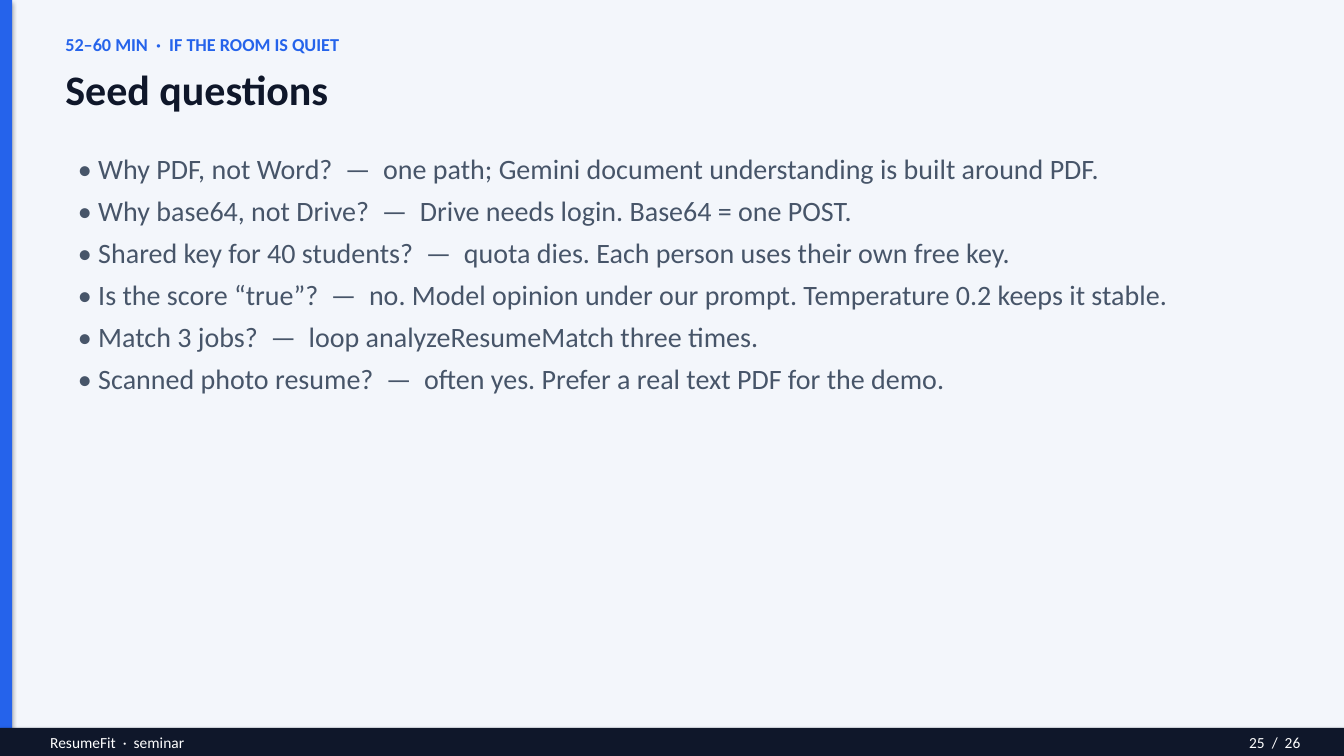
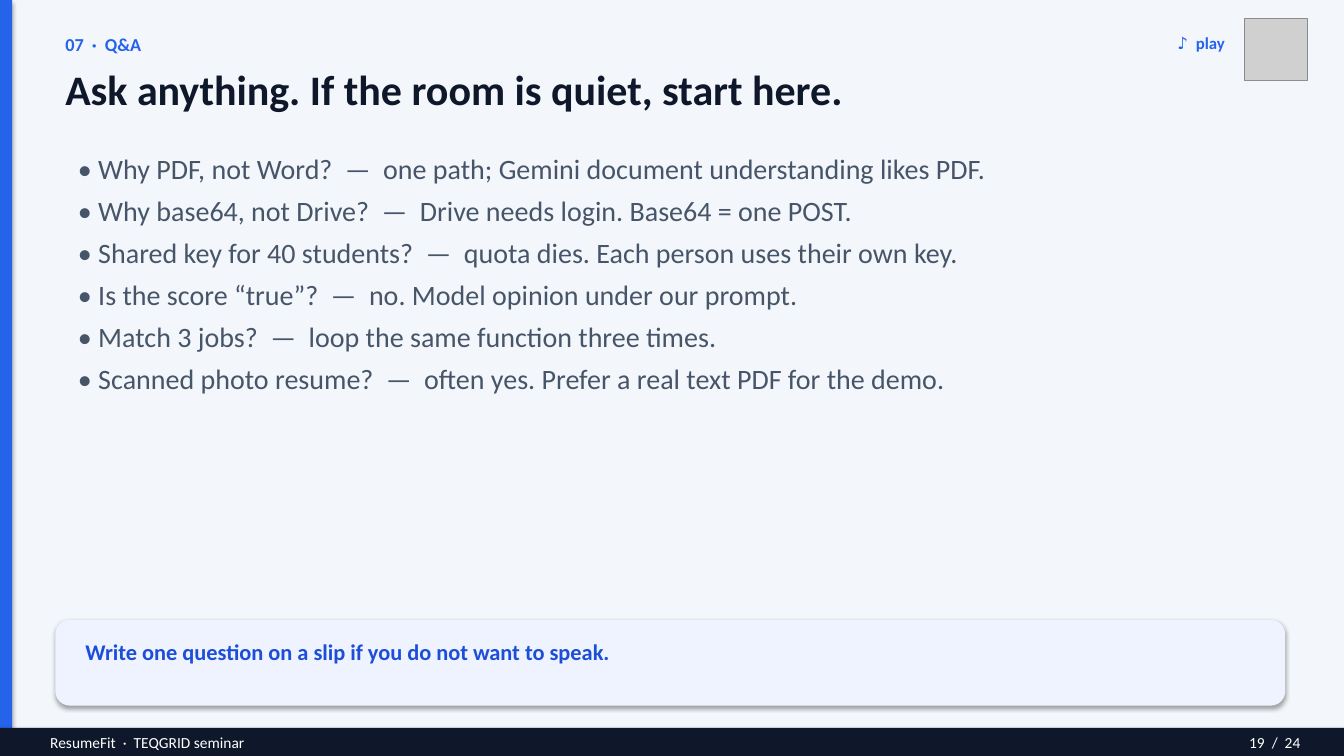
Before and after one commit to Aishwaryaofficial/resume-fit, a slide deck: slide 19 of ResumeFit-Seminar.pptx (slide 25 before the commit). Drawn at 1344x756 pixels with LibreOffice and Linux fonts; fonts in the diff are those of the drawing; grey boxes stand for pictures. Boxes give left, top, right and bottom in pixels: in the first picture for what was removed or moved away, otherwise in the second. Text is boxed around its words. In the diff, an @@ line names an element or a change of style, - is before the commit and + after.

```diff
--- a/ResumeFit-Seminar.pptx
+++ b/ResumeFit-Seminar.pptx
@@ picture added at [1245, 18, 1308, 81] @@
@@ text added at [65, 38, 141, 54], 13 pt, text #2563EB, bold @@
+07 · Q&A
@@ text added at [1196, 37, 1225, 52], 12 pt, text #2563EB, bold @@
+♪ play
@@ text at [65, 75, 842, 112]: text changed; size 13 to 30 pt; text colour #2563EB to #0F172A @@
-52–60 MIN · IF THE ROOM IS QUIET
+Ask anything. If the room is quiet, start here.
@@ text removed at [65, 75, 328, 112] @@
-Seed questions
@@ text at [98, 159, 985, 184]: text changed @@
-• Why PDF, not Word? — one path; Gemini document understanding is built around PDF.
+• Why PDF, not Word? — one path; Gemini document understanding likes PDF.
@@ text at [98, 243, 958, 352]: text changed @@
-• Shared key for 40 students? — quota dies. Each person uses their own free key.
-• Is the score “true”? — no. Model opinion under our prompt. Temperature 0.2 keeps it stable.
-• Match 3 jobs? — loop analyzeResumeMatch three times.
+• Shared key for 40 students? — quota dies. Each person uses their own key.
+• Is the score “true”? — no. Model opinion under our prompt.
+• Match 3 jobs? — loop the same function three times.
@@ rounded rectangle added at [55, 620, 1286, 706], fill #EEF3FF @@
@@ text added at [85, 644, 610, 664], 16 pt, text #1D4ED8, bold @@
+Write one question on a slip if you do not want to speak.
@@ text at [50, 737, 244, 750]: text changed @@
-ResumeFit · seminar
+ResumeFit · TEQGRID seminar
@@ text at [1249, 738, 1301, 748]: text changed @@
-25 / 26
+19 / 24
```
Also in this commit, not shown: 11 other slides changed, 12 slides added, 14 slides removed, 3 other files.
